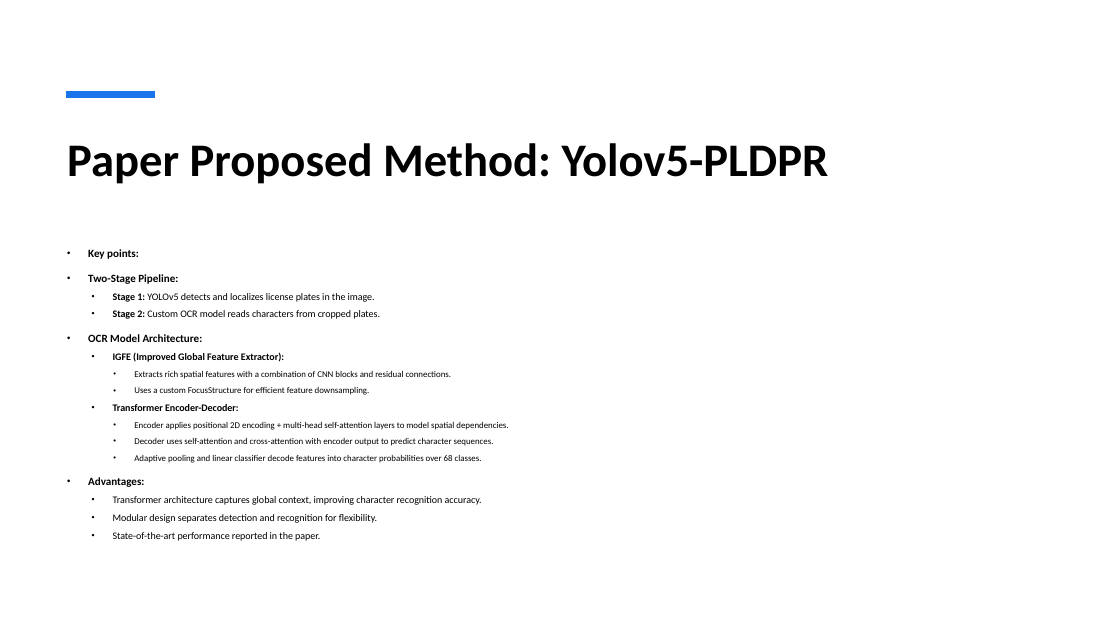
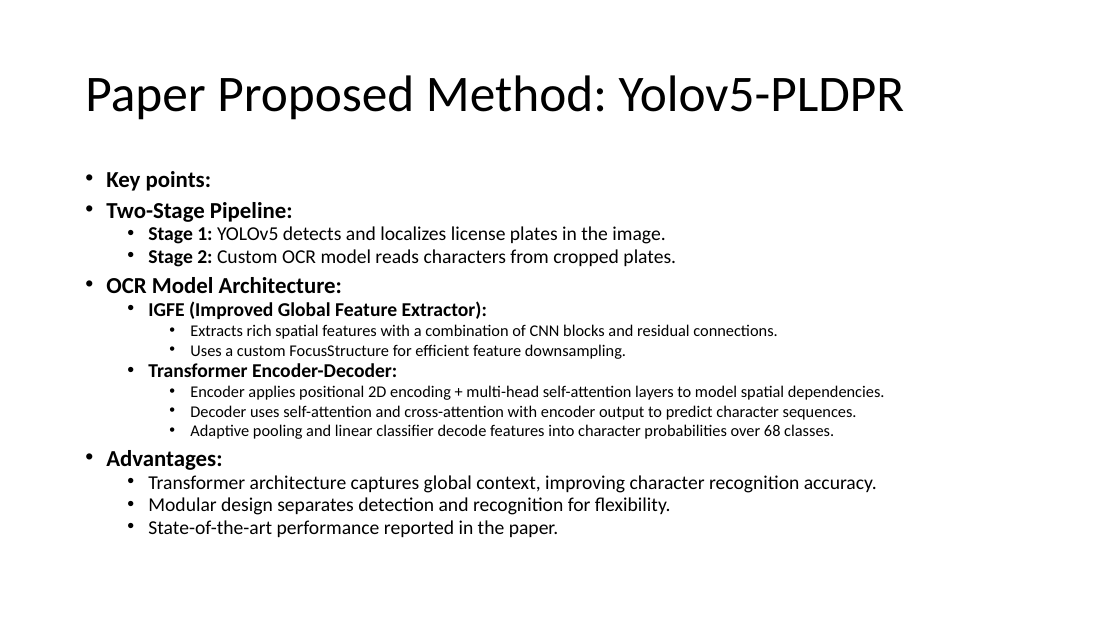
Before and after one commit to Obrigad0/Car-plate-Recognition-and-Reconstruction-with-DL, a slide deck: slide 8 of presentation.pptx. Drawn at 1120x630 pixels with LibreOffice and Linux fonts; fonts in the diff are those of the drawing. Boxes give left, top, right and bottom in pixels: in the first picture for what was removed or moved away, otherwise in the second. Text is boxed around its words. In the diff, an @@ line names an element or a change of style, - is before the commit and + after.

```diff
--- a/presentation.pptx
+++ b/presentation.pptx
@@ title "Paper Proposed Method: Yolov5-PLDPR": place and size @@
-title "Paper Proposed Method: Yolov5-PLDPR" at [67, 143, 829, 184]
+title "Paper Proposed Method: Yolov5-PLDPR" at [85, 75, 905, 120]
@@ title "Paper Proposed Method: Yolov5-PLDPR" at [85, 75, 905, 120]: size 40 to 44 pt, bold off; line spacing 1 to 0.9; vertical alignment top to middle @@
@@ line removed from (66, 95) to (155, 95) @@
@@ text "Key points:": place and size @@
-text "Key points:" at [88, 249, 508, 541]
+text "Key points:" at [106, 171, 885, 537]
@@ text "Key points:" at [106, 171, 885, 537]: size 9.5 to 19.6 pt in "Key points:", "Two-Stage Pipeline:", "OCR Model Architecture:", "Advantages:"; size 8.6 to 16.8 pt in "Stage 1: YOLOv5 detects and localizes license ...", "Stage 2: Custom OCR model reads characters ...", "IGFE (Improved Global Feature Extractor):", "Transformer Encoder-Decoder:" and 3 more places; size 7.6 to 14 pt in "Extracts rich spatial features with a combination ...", "Uses a custom FocusStructure for efficient feature ...", "Encoder applies positional 2D encoding + multi-head ...", "Decoder uses self-attention and cross-attention with encoder ..." and 1 more places; line spacing 1 to 0.7; indent changed @@
```
Also in this commit, not shown: 14 other slides changed, 2 slides added, 2 slides removed.
